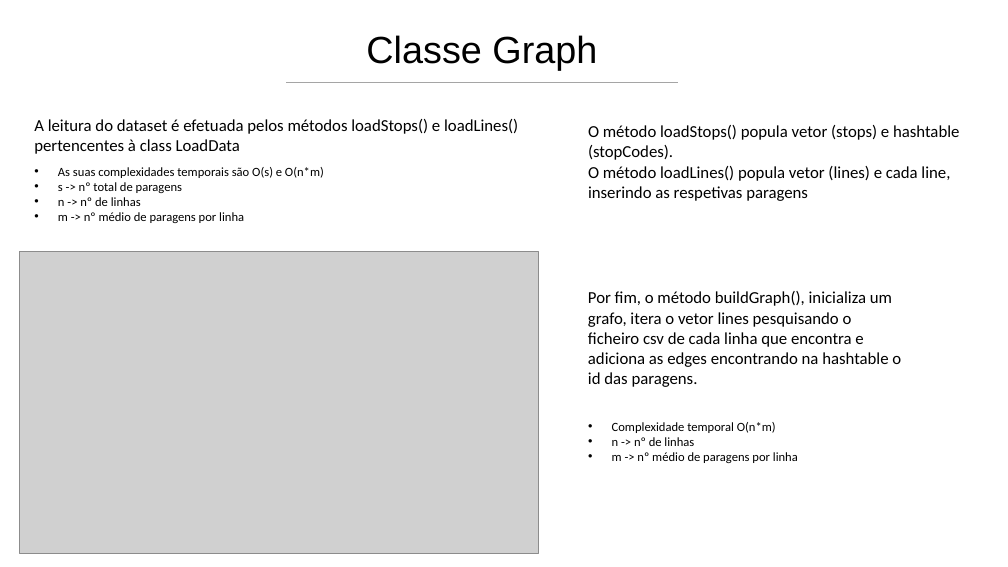
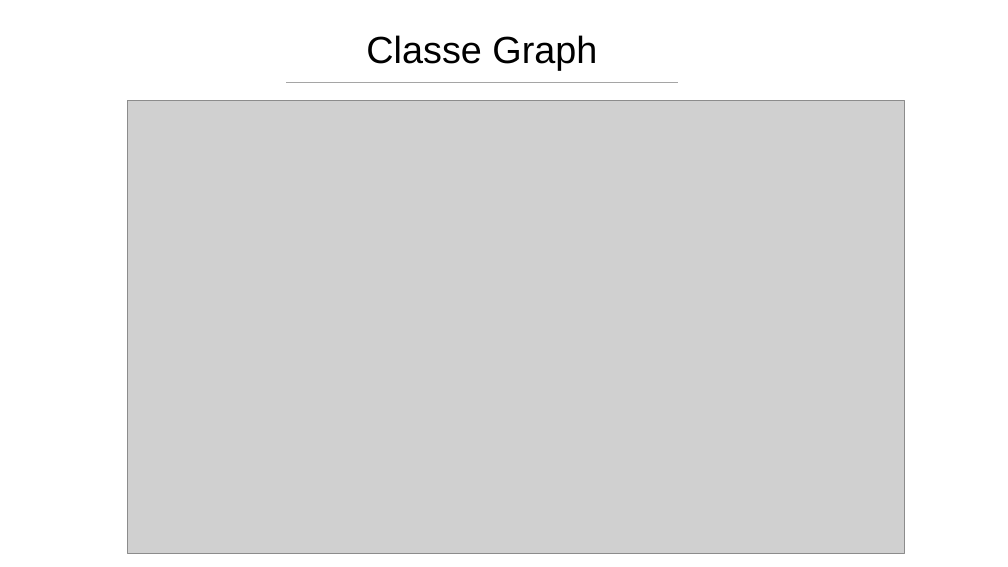
Before and after one commit to diogocosta876/AED-TransportesPublicosPorto, a slide deck: slide 4 of AED - STCP G10.pptx. Drawn at 1008x567 pixels with LibreOffice and Linux fonts; fonts in the diff are those of the drawing; grey boxes stand for pictures. Boxes give left, top, right and bottom in pixels: in the first picture for what was removed or moved away, otherwise in the second. Text is boxed around its words. In the diff, an @@ line names an element or a change of style, - is before the commit and + after.

```diff
--- a/AED - STCP G10.pptx
+++ b/AED - STCP G10.pptx
@@ text removed at bbox=[34, 119, 518, 154] @@
-A leitura do dataset é efetuada pelos métodos loadStops() e loadLines() pertencentes à class LoadData
@@ picture: place and size @@
-picture at bbox=[20, 252, 538, 554]
+picture at bbox=[128, 101, 905, 554]
@@ text removed at bbox=[588, 125, 959, 201] @@
-O método loadStops() popula vetor (stops) e hashtable (stopCodes).
-O método loadLines() popula vetor (lines) e cada line, inserindo as respetivas paragens
@@ text removed at bbox=[58, 167, 324, 223] @@
-• As suas complexidades temporais são O(s) e O(n*m)
-• s -> nº total de paragens
-• n -> nº de linhas
-• m -> nº médio de paragens por linha
@@ text removed at bbox=[588, 291, 901, 387] @@
-Por fim, o método buildGraph(), inicializa um grafo, itera o vetor lines pesquisando o ficheiro csv de cada linha que encontra e adiciona as edges encontrando na hashtable o id das paragens.
@@ text removed at bbox=[612, 422, 798, 463] @@
-• Complexidade temporal O(n*m)
-• n -> nº de linhas
-• m -> nº médio de paragens por linha
```
Also in this commit, not shown: 3 other slides changed.
